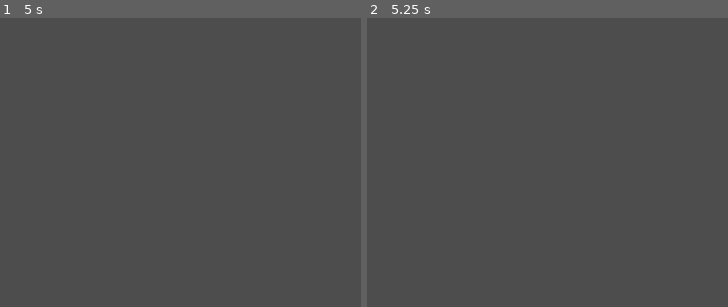
Above: before the commit, frames 1-2 (left to right).
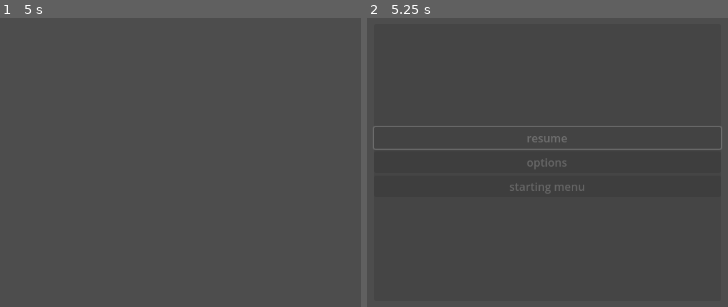
Above: after the commit, the same moments.

Repository: morbidskyy/ThatNightAtWolfstreet
Game: Godot game, scene res://scenes/pause.tscn
The game is run twice, just before and just after one commit, with the same random seed, the same clock (stepped at 60 frames per second) and the same inputs. This scene is started directly instead of the project's main scene.
Inputs:
- Up to frame 1 (5 s): tap Enter at 0.5, 2, 3.5 s; hold Right (ui_right) 0.53-1.28 s; tap Space at 1.25, 2.75 s; hold Down (ui_down) 1.28-2.03 s; hold Right (ui_right) 2.03-2.78 s; hold Up (ui_up) 2.78-3.53 s; hold Left (ui_left) 3.53-4.25 s; tap Escape (ui_cancel) at 4.15 s; click "resume" at 4.25 s
- Up to frame 2 (5.25 s): tap Space at 5 s; hold Left (ui_left) from 5.03 s (still down)

Frame 1 is identical in both runs. In frame 2, 0.8% of the frame differs, in the area x 1-99%, y 37-46%.

Commit message:
added language options screen and sound options screen (both ui and not funcional yet)

Diff:
--- /dev/null
+++ b/scenes/language_options.tscn
@@ -0,0 +1,53 @@
+[gd_scene load_steps=3 format=3 uid="uid://bvvlwe8d7utmg"]
+
+[ext_resource type="Script" uid="uid://nb5rq286sqwf" path="res://scripts/language_options_buttons.gd" id="1_11n60"]
+
+[sub_resource type="CanvasTexture" id="CanvasTexture_k7084"]
+
+[node name="language_options" type="Control"]
+layout_mode = 3
+anchors_preset = 15
+anchor_right = 1.0
+anchor_bottom = 1.0
+grow_horizontal = 2
+grow_vertical = 2
+
+[node name="language_options_background" type="TextureRect" parent="."]
+layout_mode = 1
+anchors_preset = 15
+anchor_right = 1.0
+anchor_bottom = 1.0
+grow_horizontal = 2
+grow_vertical = 2
+texture = SubResource("CanvasTexture_k7084")
+
+[node name="language_options_buttons" type="VBoxContainer" parent="."]
+custom_minimum_size = Vector2(500, 0)
+layout_mode = 1
+anchors_preset = 13
+anchor_left = 0.5
+anchor_right = 0.5
+anchor_bottom = 1.0
+offset_left = -250.0
+offset_right = 250.0
+offset_bottom = 2.0
+grow_horizontal = 2
+grow_vertical = 2
+alignment = 1
+script = ExtResource("1_11n60")
+
+[node name="english" type="Button" parent="language_options_buttons"]
+layout_mode = 2
+text = "english"
+
+[node name="polish" type="Button" parent="language_options_buttons"]
+layout_mode = 2
+text = "polish"
+
+[node name="language_options_return" type="Button" parent="language_options_buttons"]
+layout_mode = 2
+text = "return"
+
+[connection signal="pressed" from="language_options_buttons/english" to="language_options_buttons" method="_on_english_pressed"]
+[connection signal="pressed" from="language_options_buttons/polish" to="language_options_buttons" method="_on_polish_pressed"]
+[connection signal="pressed" from="language_options_buttons/language_options_return" to="language_options_buttons" method="_on_language_options_return_pressed"]
--- a/scenes/pause.tscn
+++ b/scenes/pause.tscn
@@ -6,6 +6,33 @@
 [sub_resource type="ShaderMaterial" id="ShaderMaterial_m0klm"]
 shader = ExtResource("1_r8yp4")
 shader_parameter/lod = 0.0
+
+[sub_resource type="Animation" id="Animation_m0klm"]
+length = 0.001
+tracks/0/type = "value"
+tracks/0/imported = false
+tracks/0/enabled = true
+tracks/0/path = NodePath("pause_blur:material:shader_parameter/lod")
+tracks/0/interp = 1
+tracks/0/loop_wrap = true
+tracks/0/keys = {
+"times": PackedFloat32Array(0),
+"transitions": PackedFloat32Array(1),
+"update": 0,
+"values": [0.0]
+}
+tracks/1/type = "value"
+tracks/1/imported = false
+tracks/1/enabled = true
+tracks/1/path = NodePath("pause_container:modulate")
+tracks/1/interp = 1
+tracks/1/loop_wrap = true
+tracks/1/keys = {
+"times": PackedFloat32Array(0),
+"transitions": PackedFloat32Array(1),
+"update": 0,
+"values": [Color(1, 1, 1, 0)]
+}
 
 [sub_resource type="Animation" id="Animation_r8yp4"]
 resource_name = "blur"
@@ -33,33 +60,6 @@
 "transitions": PackedFloat32Array(1, 1),
 "update": 0,
 "values": [Color(1, 1, 1, 0), Color(1, 1, 1, 1)]
-}
-
-[sub_resource type="Animation" id="Animation_m0klm"]
-length = 0.001
-tracks/0/type = "value"
-tracks/0/imported = false
-tracks/0/enabled = true
-tracks/0/path = NodePath("pause_blur:material:shader_parameter/lod")
-tracks/0/interp = 1
-tracks/0/loop_wrap = true
-tracks/0/keys = {
-"times": PackedFloat32Array(0),
-"transitions": PackedFloat32Array(1),
-"update": 0,
-"values": [0.0]
-}
-tracks/1/type = "value"
-tracks/1/imported = false
-tracks/1/enabled = true
-tracks/1/path = NodePath("pause_container:modulate")
-tracks/1/interp = 1
-tracks/1/loop_wrap = true
-tracks/1/keys = {
-"times": PackedFloat32Array(0),
-"transitions": PackedFloat32Array(1),
-"update": 0,
-"values": [Color(1, 1, 1, 0)]
 }
 
 [sub_resource type="AnimationLibrary" id="AnimationLibrary_aicil"]
--- /dev/null
+++ b/scenes/sound_options.tscn
@@ -0,0 +1,64 @@
+[gd_scene load_steps=3 format=3 uid="uid://du11crhfiir6i"]
+
+[sub_resource type="CanvasTexture" id="CanvasTexture_wdlfu"]
+
+[sub_resource type="LabelSettings" id="LabelSettings_wdlfu"]
+
+[node name="sound_options" type="Control"]
+layout_mode = 3
+anchors_preset = 15
+anchor_right = 1.0
+anchor_bottom = 1.0
+grow_horizontal = 2
+grow_vertical = 2
+
+[node name="sound_options_background" type="TextureRect" parent="."]
+layout_mode = 1
+anchors_preset = 15
+anchor_right = 1.0
+anchor_bottom = 1.0
+grow_horizontal = 2
+grow_vertical = 2
+texture = SubResource("CanvasTexture_wdlfu")
+
+[node name="sound_options_buttons" type="VBoxContainer" parent="."]
+custom_minimum_size = Vector2(500, 0)
+layout_mode = 1
+anchors_preset = 13
+anchor_left = 0.5
+anchor_right = 0.5
+anchor_bottom = 1.0
+offset_left = -250.0
+offset_right = 250.0
+offset_bottom = 2.0
+grow_horizontal = 2
+grow_vertical = 2
+alignment = 1
+
+[node name="master_volume_label" type="Label" parent="sound_options_buttons"]
+layout_mode = 2
+text = "SFX"
+label_settings = SubResource("LabelSettings_wdlfu")
+
+[node name="master_volume" type="HSlider" parent="sound_options_buttons"]
+layout_mode = 2
+
+[node name="music_label" type="Label" parent="sound_options_buttons"]
+layout_mode = 2
+text = "SFX"
+label_settings = SubResource("LabelSettings_wdlfu")
+
+[node name="music" type="HSlider" parent="sound_options_buttons"]
+layout_mode = 2
+
+[node name="sfx_label" type="Label" parent="sound_options_buttons"]
+layout_mode = 2
+text = "SFX"
+label_settings = SubResource("LabelSettings_wdlfu")
+
+[node name="sfx" type="HSlider" parent="sound_options_buttons"]
+layout_mode = 2
+
+[node name="language_options_return" type="Button" parent="sound_options_buttons"]
+layout_mode = 2
+text = "return"
--- /dev/null
+++ b/scripts/language_options_buttons.gd
@@ -0,0 +1,10 @@
+extends VBoxContainer
+
+func _on_english_pressed() -> void:
+	pass
+
+func _on_polish_pressed() -> void:
+	pass # Replace with function body.
+
+func _on_language_options_return_pressed() -> void:
+	pass # Replace with function body.
--- a/scripts/options.gd
+++ b/scripts/options.gd
@@ -1,10 +1,10 @@
 extends VBoxContainer
 
 func _on_language_pressed() -> void:
-	pass # Replace with function body.
+	get_tree().change_scene_to_file("res://scenes/language_options.tscn")
 
 func _on_sound_pressed() -> void:
-	pass # Replace with function body.
+	get_tree().change_scene_to_file("res://scenes/sound_options.tscn")
 
 func _on_options_return_pressed() -> void:
 	pass
--- a/scripts/pause.gd
+++ b/scripts/pause.gd
@@ -7,7 +7,6 @@
 func resume():
 	get_tree().paused = false
 	$AnimationPlayer.play_backwards("blur")
-	hide()
 
 func pause():
 	get_tree().paused = true
Not shown, added: scripts/language_options_buttons.gd.uid
